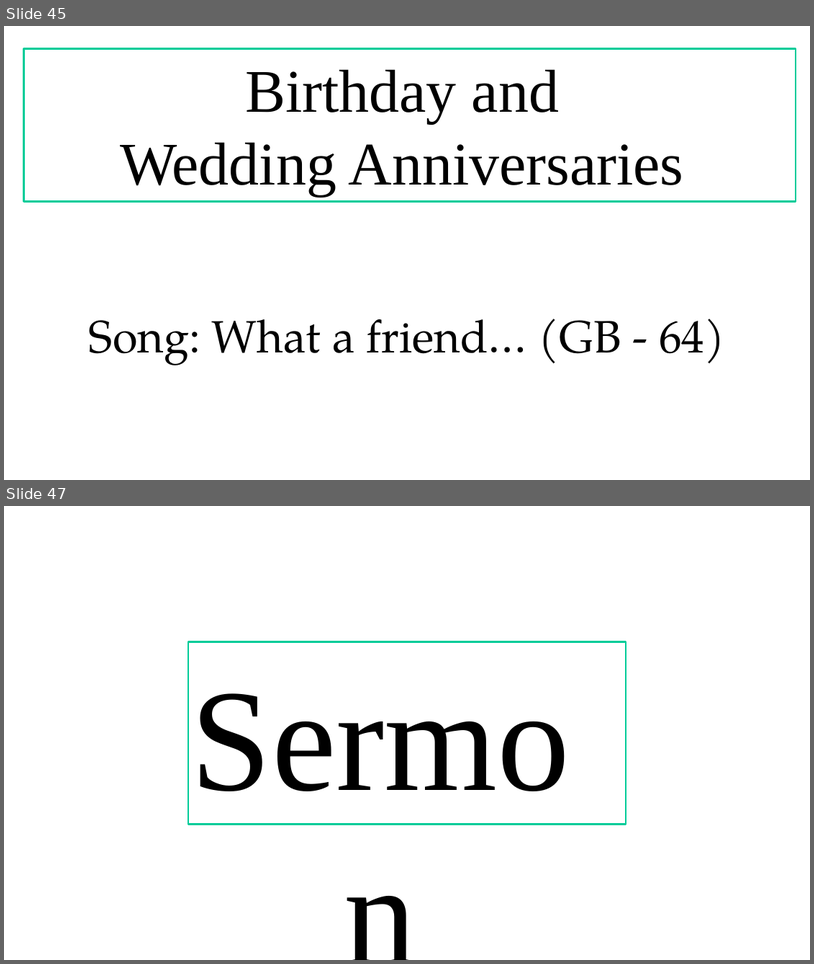
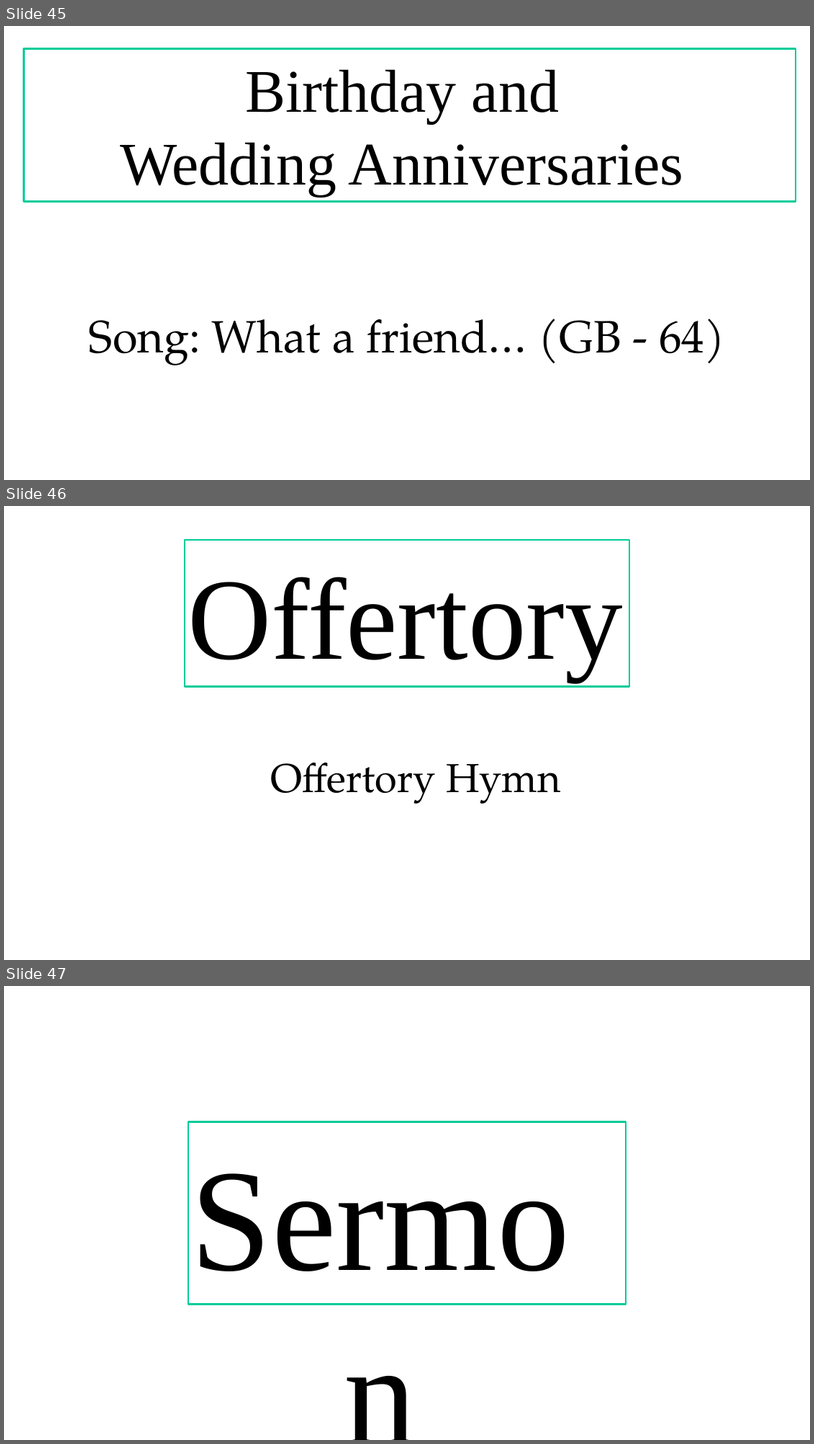
Before and after one commit to gijocode/Church_PPT_Utility, a slide deck: templates/PPT English Service.pptx. Shown one above the other, each under a label of ours: slides 45 and 47 before the commit, slides 45, 46 and 47 after it; the slides between them are not shown. The pictures are 814x964 and 814x1444 pixels, drawn with LibreOffice and Linux fonts; fonts in the diff are those of the drawing. Boxes give left, top, right and bottom in pixels: in the first picture for what was removed or moved away, otherwise in the second. Text is boxed around its words. In the diff, an @@ line names an element or a change of style, - is before the commit and + after.

```diff
--- a/templates/PPT English Service.pptx
+++ b/templates/PPT English Service.pptx
@@ slide 46 added at (x1=4, y1=506, x2=810, y2=960), background #FFFFFF @@
@@ rectangle added at (x1=185, y1=540, x2=630, y2=686), outline #00CC99 2 pt, 138 pt, text #000000 @@
+Offertory
@@ text added at (x1=270, y1=762, x2=561, y2=803), 48 pt, text #000000 @@
+Offertory Hymn
```
Also in this commit, not shown: 2 slides changed, 1 other slide added, 2 slides removed, 1 other file.
